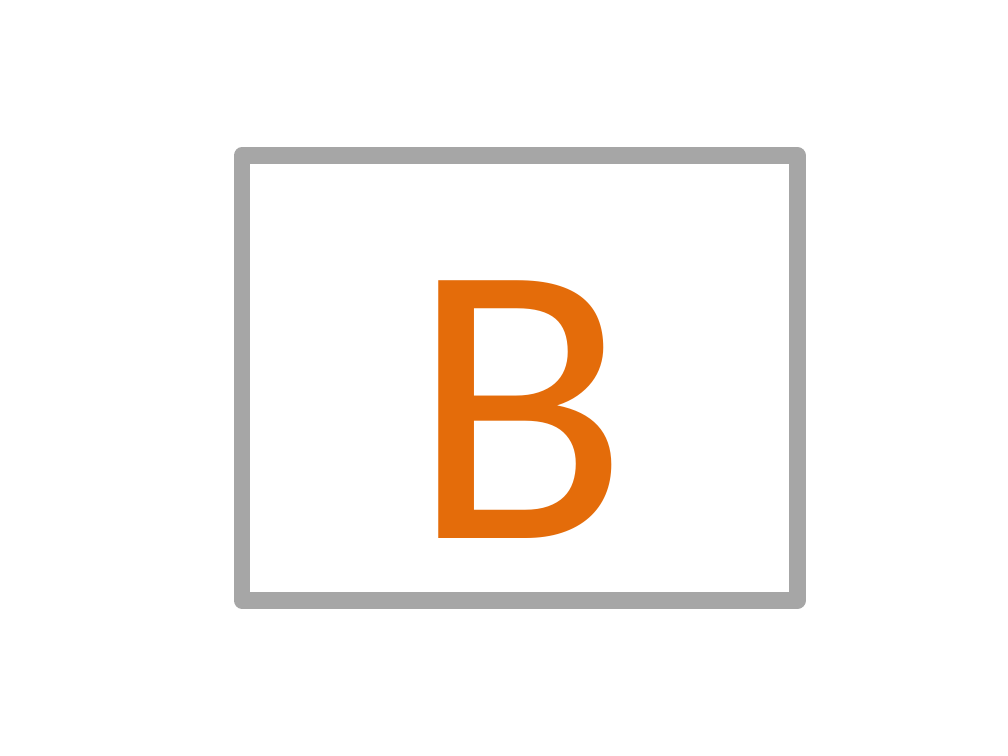
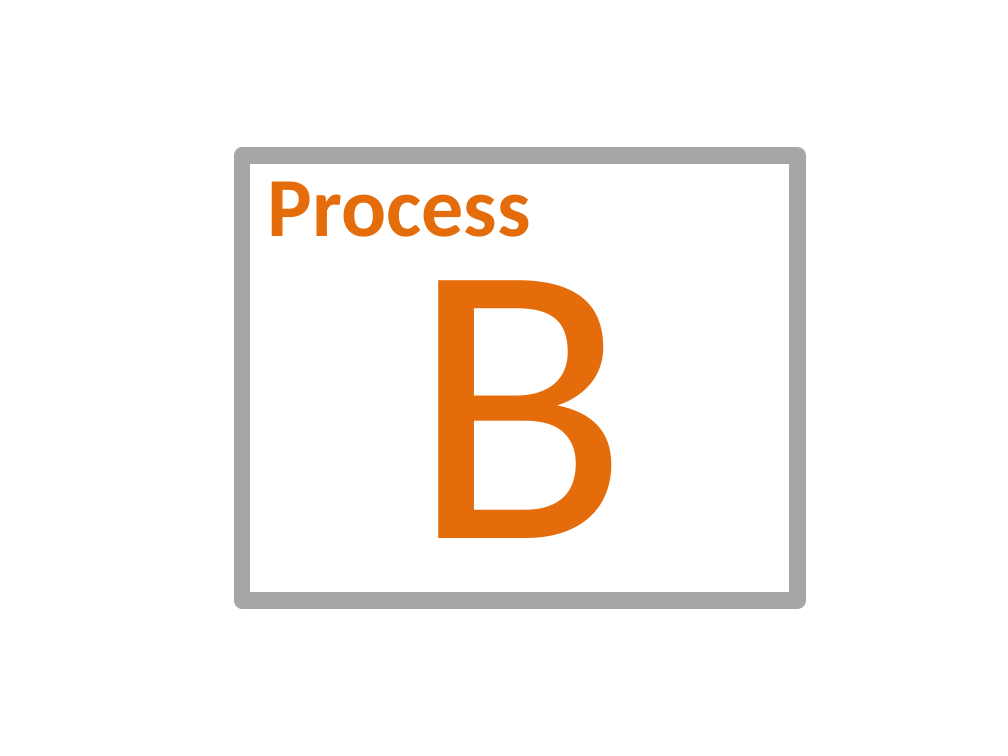
Before and after one commit to PowerPointLabs/PowerPointLabs, a slide deck: slide 13 of doc/Agenda Lab Example - Visual Agenda.pptx. Drawn at 1008x756 pixels with LibreOffice and Linux fonts; fonts in the diff are those of the drawing. Boxes give left, top, right and bottom in pixels: in the first picture for what was removed or moved away, otherwise in the second. Text is boxed around its words. In the diff, an @@ line names an element or a change of style, - is before the commit and + after.

```diff
--- a/doc/Agenda Lab Example - Visual Agenda.pptx
+++ b/doc/Agenda Lab Example - Visual Agenda.pptx
@@ text added at [268, 181, 531, 237], 60 pt, text #E46C0A, bold @@
+Process
```
Also in this commit, not shown: 5 other slides changed, 6 slides added, 6 slides removed, 2 other files.
